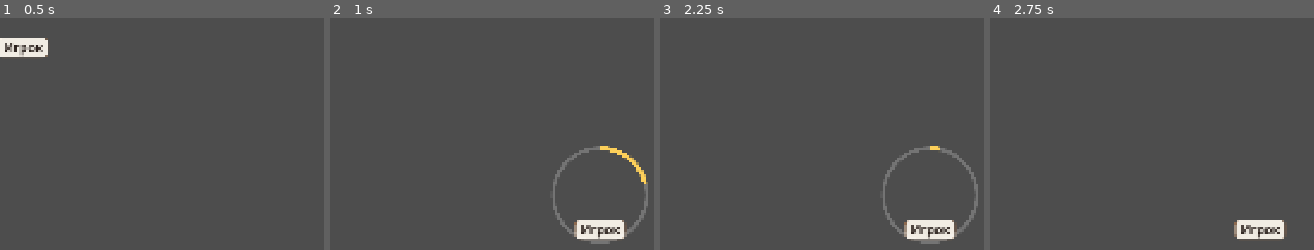
Above: before the commit, frames 1-4 (left to right).
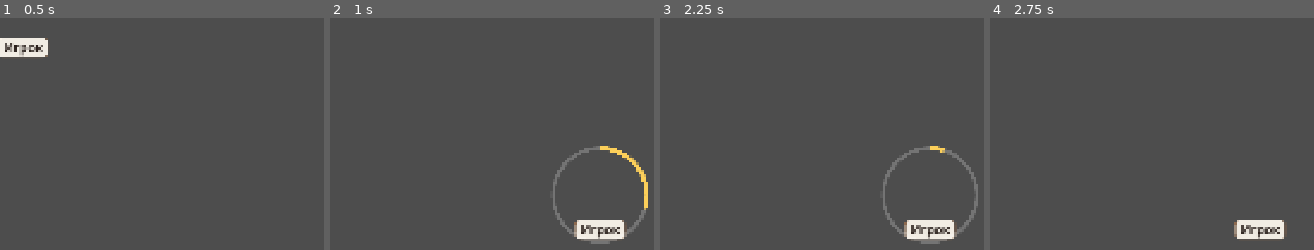
Above: after the commit, the same moments.

Repository: GGamezebo/GodBomb
Game: Godot game, scene res://src/features/player_selection/player_icon.tscn
Same seed, same stepped clock (60 frames per second), same inputs: the game is played once before the commit and once after it. This scene is started directly instead of the project's main scene.
Inputs (mouse positions are in pixels of both pictures, inside the frame that each line leads up to):
- Up to frame 1 (0.5 s): no input
- Up to frame 2 (1 s): tap Enter at 0.5 s; drag from (352, 20) to (598, 201) at 0.52 s
- Up to frame 3 (2.25 s): drag from (outside the picture) to (outside the picture) at 1.27 s; tap Space at 2 s; move the mouse to (928, 201) at 2.02 s; tap Enter at 2.1 s; click (928, 201) at 2.17 s
- Up to frame 4 (2.75 s): no input

Frame 1 is identical in both runs. In frame 2, 0.1% of the frame differs, in the area x 96-99%, y 70-83%; in frame 3, less than 0.1%; in frame 4, nothing differs.

Commit message:
improvements

Diff:
--- a/src/features/menu/rules_window.gd
+++ b/src/features/menu/rules_window.gd
@@ -18,7 +18,7 @@
 [b]Лобби[/b]
 • Кнопка «+» — добавить игрока.
 • Перетащи персонажа на стул другого персонажа для смены места.
-• Удержание 2 секунды — изменить имя и цвет слайма."""
+• Удержание 1,5 секунды — изменить имя и цвет слайма."""
 
 @export var rules_text: RichTextLabel
 @export var close_button: Button
--- a/src/features/player_selection/player_icon.gd
+++ b/src/features/player_selection/player_icon.gd
@@ -32,7 +32,7 @@
 
 var _display_player_count: int = 0
 var _player_info: PlayerInfo
-@export var hold_time: float = 2.0
+@export var hold_time: float = 1.4
 @export var move_lerp_speed: float = 12.0
 @export var swap_activation_distance: float = 24.0
 
--- a/src/features/player_selection/player_selection_widget.gd
+++ b/src/features/player_selection/player_selection_widget.gd
@@ -28,11 +28,11 @@
 const HINT_SWAP_DRAG := "Отпусти — поменяетесь местами"
 const HINT_REMOVE := "Отпусти — игрок будет удалён"
 const HINT_MIN_PLAYERS := "Для игры нужно минимум 2 игрока"
-const HINT_HOLD_EDIT := "Удержи 2 сек — изменить имя и цвет"
+const HINT_HOLD_EDIT := "Удержи 1,5 сек — изменить имя и цвет"
 const HINT_BATTLE_EDIT := "Здесь можно редактировать состав игры, не заканчивая партию."
 const HOLD_EDIT_HINT_DURATION := 5.0
 const SWAP_IDLE_HINT_DURATION := 5.0
-const BADGE_GAP_AFTER_ARROWS := 16.0
+const BADGE_GAP_AFTER_ARROWS := 10.0
 const BADGE_MIN_FROM_SEAT := 72.0
 const DRAG_ORDER_ALPHA := 0.75
 const REMOVE_BUTTON_ACTIVE_MODULATE := Color(1.18, 1.14, 0.92, 1.0)
@@ -423,7 +423,9 @@
 func _center_button_radius() -> float:
 	var button_radius := 72.0
 	if add_player_button:
-		button_radius = maxf(add_player_button.size.x, add_player_button.size.y) * 0.5
+		var half := add_player_button.size * 0.5
+		var scale := maxf(add_player_button.scale.x, add_player_button.scale.y)
+		button_radius = maxf(half.x, half.y) * scale
 	return button_radius
 
 
@@ -442,7 +444,7 @@
 	var seat_dist := center.distance_to(seat_local)
 	var min_radius := TurnOrderArrowsLayer.min_clearance_radius(_center_button_radius()) + BADGE_GAP_AFTER_ARROWS
 	var max_radius := seat_dist - BADGE_MIN_FROM_SEAT
-	var badge_radius := min_radius + 10.0
+	var badge_radius := min_radius + 4.0
 	if max_radius > min_radius:
 		badge_radius = clampf(badge_radius, min_radius, max_radius)
 	else:
--- a/src/features/player_selection/seat_order_badge.gd
+++ b/src/features/player_selection/seat_order_badge.gd
@@ -1,7 +1,7 @@
 class_name SeatOrderBadge
 extends Control
 
-const BADGE_SIZE := Vector2(48, 48)
+const BADGE_SIZE := Vector2(38, 38)
 
 var _label: Label
 
@@ -16,7 +16,7 @@
 	_label.horizontal_alignment = HORIZONTAL_ALIGNMENT_CENTER
 	_label.vertical_alignment = VERTICAL_ALIGNMENT_CENTER
 	_label.mouse_filter = Control.MOUSE_FILTER_IGNORE
-	_label.add_theme_font_size_override("font_size", 32)
+	_label.add_theme_font_size_override("font_size", 26)
 	_label.add_theme_color_override("font_color", TurnOrderArrowsLayer.ACCENT)
 	add_child(_label)
 
@@ -40,4 +40,4 @@
 func _draw() -> void:
 	var center := size * 0.5
 	var radius := minf(size.x, size.y) * 0.44
-	draw_arc(center, radius, 0.0, TAU, 48, TurnOrderArrowsLayer.ACCENT, 3.5, true)
+	draw_arc(center, radius, 0.0, TAU, 48, TurnOrderArrowsLayer.ACCENT, 2.8, true)
--- a/src/features/player_selection/turn_order_arrows_layer.gd
+++ b/src/features/player_selection/turn_order_arrows_layer.gd
@@ -3,7 +3,8 @@
 
 const ACCENT := Color(0.96, 0.28, 0.05, 1.0)
 const SEGMENTS := 28
-const RING_MARGIN := 42.0
+const RING_MARGIN := 24.0
+const OUTER_HEAD_EXTENSION := HEAD_LENGTH * 0.55 + STROKE * 0.5
 const GAP_ANGLE := 0.42
 const STROKE := 6.0
 const HEAD_LENGTH := 20.0
@@ -19,8 +20,12 @@
 var _show_arrows: bool = false
 
 
+static func arc_centerline_radius(center_button_radius: float) -> float:
+	return center_button_radius + RING_MARGIN
+
+
 static func min_clearance_radius(center_button_radius: float) -> float:
-	return center_button_radius + RING_MARGIN + STROKE + 4.0
+	return arc_centerline_radius(center_button_radius) + OUTER_HEAD_EXTENSION + 4.0
 
 
 func _ready() -> void:
@@ -72,7 +77,7 @@
 		return
 
 	var center := _table_size * 0.5
-	var radius := (_center_button_radius + RING_MARGIN) * _pulse_boost
+	var radius := arc_centerline_radius(_center_button_radius) * _pulse_boost
 	var alpha := clampf(_alpha_scale * _pulse_boost * _drag_alpha, 0.0, 1.0)
 	var color := Color(ACCENT.r, ACCENT.g, ACCENT.b, ACCENT.a * alpha)
 
